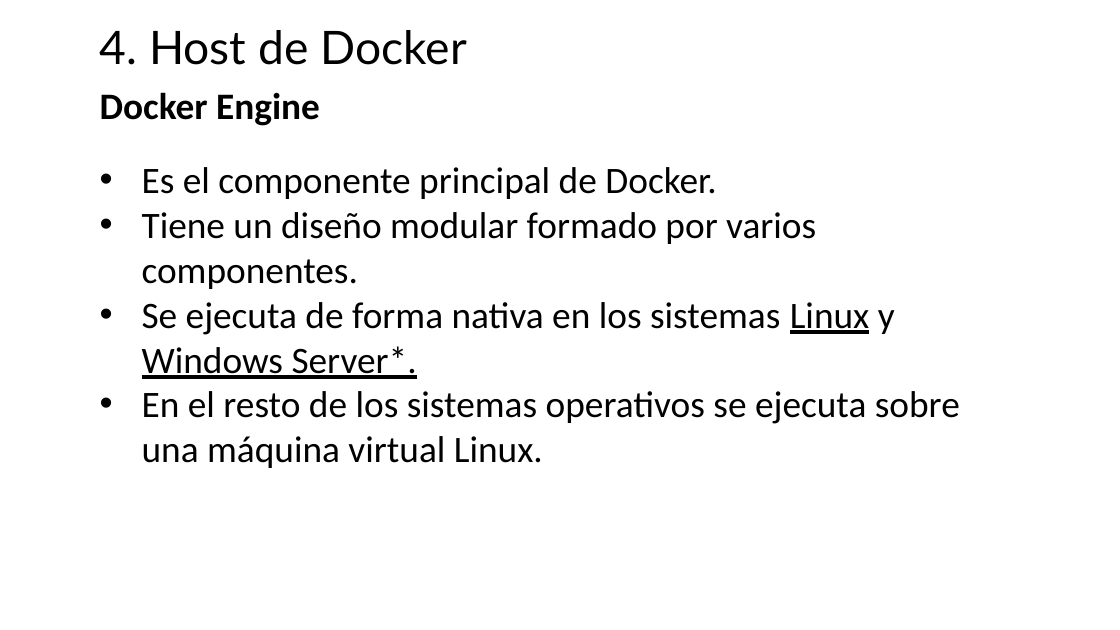
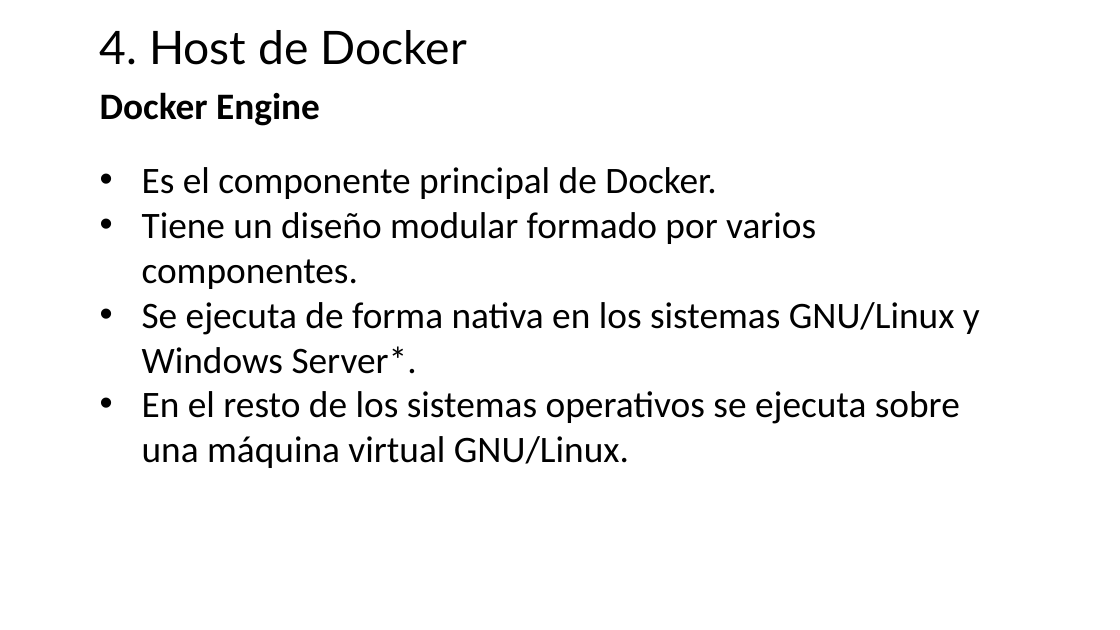
Before and after one commit to jpaniorte/docker25, a slide deck: slide 16 of ppt/1_arquitectura.pptx. Drawn at 1120x630 pixels with LibreOffice and Linux fonts; fonts in the diff are those of the drawing. Boxes give left, top, right and bottom in pixels: in the first picture for what was removed or moved away, otherwise in the second. Text is boxed around its words. In the diff, an @@ line names an element or a change of style, - is before the commit and + after.

```diff
--- a/ppt/1_arquitectura.pptx
+++ b/ppt/1_arquitectura.pptx
@@ text at (142,302,980,468): text changed @@
-• Se ejecuta de forma nativa en los sistemas Linux y Windows Server*.
-• En el resto de los sistemas operativos se ejecuta sobre una máquina virtual Linux.
+• Se ejecuta de forma nativa en los sistemas GNU/Linux y Windows Server*.
+• En el resto de los sistemas operativos se ejecuta sobre una máquina virtual GNU/Linux.
```
Also in this commit, not shown: 3 other slides changed, 5 other files.
